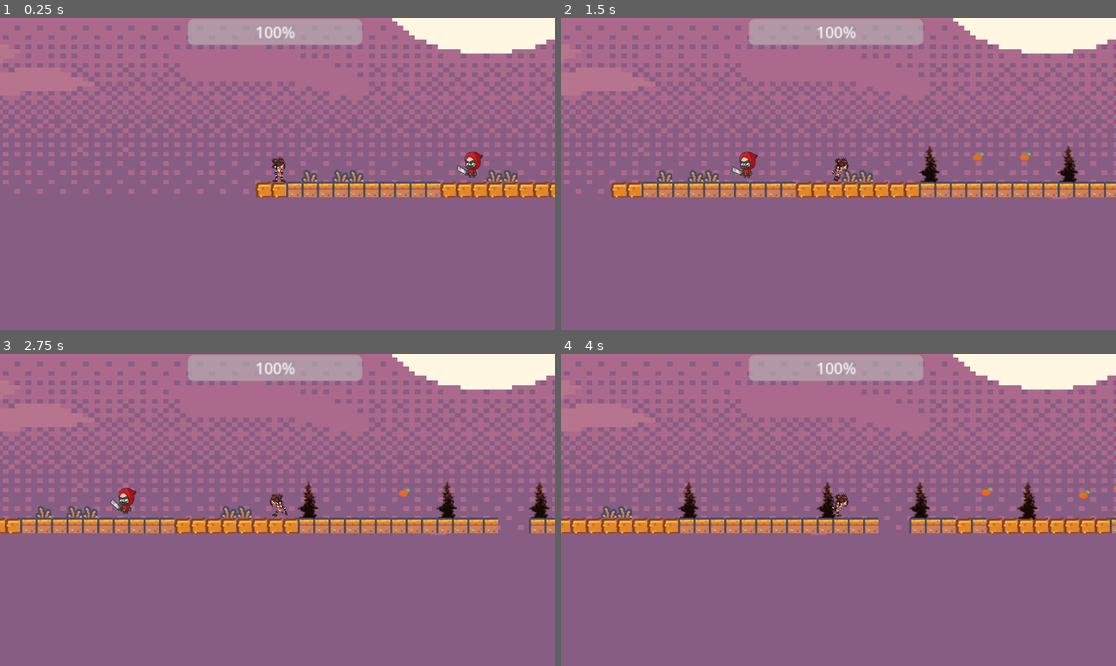
Above: before the commit, frames 1-4 (two rows, left to right).
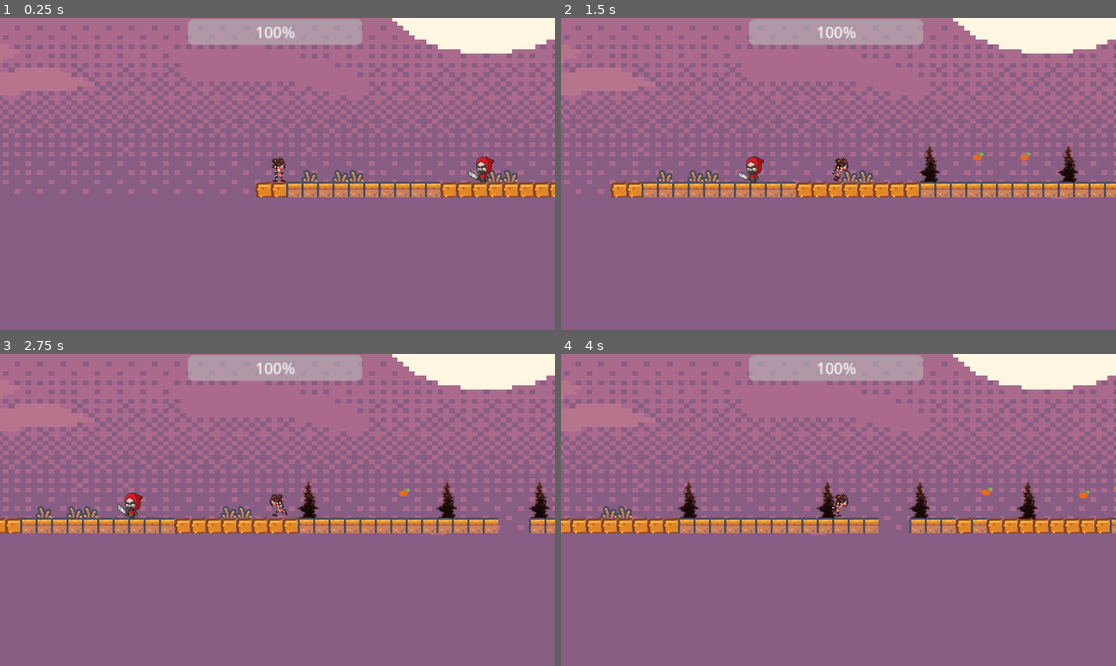
Above: after the commit, the same moments.

Repository: praman81-commits/My-game
Game: Godot game, scene res://world.tscn
Same seed, same stepped clock (60 frames per second), same inputs: the game is played once before the commit and once after it.
Inputs:
- Up to frame 1 (0.25 s): no input
- Up to frame 2 (1.5 s): tap Enter (ui_accept) at 0.5 s; hold Right (ui_right) from 0.53 s (still down); tap R (run) at 0.6, 1.35 s; tap W (jump) at 0.77 s
- Up to frame 3 (2.75 s): tap W (jump) at 1.52 s; release Right (ui_right) at 2.03 s; hold Left (ui_left) from 2.03 s (still down); tap R (run) at 2.1 s
- Up to frame 4 (4 s): release Left (ui_left) at 2.78 s; hold Right (ui_right) from 2.78 s (still down); tap R (run) at 2.85, 3.6 s; tap W (jump) at 3.02, 3.77 s

The runs differ from the first frame. In frame 1, 0.4% of the frame differs, in the area x 82-90%, y 42-53%; in frame 2, 0.3%; in frame 3, 0.3%; in frame 4, less than 0.1%.

Commit message:
working enemy animation

Diff:
--- a/platformer-game/new-game-project/enemy.gd
+++ b/platformer-game/new-game-project/enemy.gd
@@ -1,92 +1,219 @@
 extends CharacterBody2D
 
-# --- CONFIGURATION ---
 const SPEED = 100.0
-const ATTACK_RANGE = 40.0       # Stopping distance from player
-const ATTACK_COOLDOWN = 1.5     # Cooldown time (in seconds) between attacks
-
-var custom_gravity = ProjectSettings.get_setting("physics/2d/default_gravity")
+const ATTACK_RANGE = 35.0
+const ATTACK_COOLDOWN = 0.5
+const HIT_FRAME = 3
+
+var gravity = ProjectSettings.get_setting("physics/2d/default_gravity")
+
+var player: CharacterBody2D = null
+var can_attack: bool = true
 var is_attacking: bool = false
-var can_attack: bool = true
-
-@onready var animator = $AnimatedSprite2D
-var player: CharacterBody2D = null
-
-
-func _ready():
+var damage_dealt: bool = false
+
+@onready var animator: AnimatedSprite2D = $AnimatedSprite2D
+
+
+func _ready() -> void:
 	find_player()
 
 
-# Finds the player node whether named 'player' or 'Player'
-func find_player():
-	if get_parent():
-		player = get_parent().get_node_or_null("player")
-		if not player:
-			player = get_parent().get_node_or_null("Player")
-
-
-func _physics_process(delta):
-	# Apply gravity
+func find_player() -> void:
+
+	player = get_tree().current_scene.find_child(
+		"Player",
+		true,
+		false
+	)
+
+	if player == null:
+		player = get_tree().current_scene.find_child(
+			"player",
+			true,
+			false
+		)
+
+
+func _physics_process(delta: float) -> void:
+
+	# Gravity
 	if not is_on_floor():
-		velocity.y += custom_gravity * delta
-
-	# Try finding player again if not found yet
-	if not player:
+		velocity.y += gravity * delta
+
+	# Find player
+	if player == null:
 		find_player()
 
-	if player and not is_attacking:
-		var distance_to_player = global_position.distance_to(player.global_position)
-		var direction_x = player.global_position.x - global_position.x
-
-		# Turn sprite to face player
-		if direction_x != 0:
-			animator.flip_h = direction_x < 0
-
-		# Check attack range
-		if distance_to_player <= ATTACK_RANGE:
-			velocity.x = 0
-			if can_attack:
-				start_attack()
-			else:
-				play_anim_safe(["idle", "Idle", "default"])
-		else:
-			# Walk toward player
-			velocity.x = sign(direction_x) * SPEED
-			play_anim_safe(["walk", "Walk", "run", "Run"])
+	if player == null:
+		velocity.x = 0
+		move_and_slide()
+		return
+
+
+	# ------------------------------------------------
+	# ATTACKING
+	# ------------------------------------------------
+
+	if is_attacking:
+
+		velocity.x = 0
+
+		check_sword_hit()
+
+		move_and_slide()
+
+		return
+
+
+	# ------------------------------------------------
+	# DISTANCE
+	# ------------------------------------------------
+
+	var distance_to_player = global_position.distance_to(
+		player.global_position
+	)
+
+	var direction = player.global_position.x - global_position.x
+
+
+	# Face player
+	if direction != 0:
+		animator.flip_h = direction < 0
+
+
+	# ------------------------------------------------
+	# ATTACK
+	# ------------------------------------------------
+
+	if distance_to_player <= ATTACK_RANGE:
+
+		velocity.x = 0
+
+		if can_attack:
+			start_attack()
+
+
+	# ------------------------------------------------
+	# CHASE
+	# ------------------------------------------------
+
 	else:
-		velocity.x = 0
+
+		velocity.x = sign(direction) * SPEED
+
+		# Play walking animation only if it exists
+		if animator.sprite_frames.has_animation("walk"):
+			animator.play("walk")
+
+		elif animator.sprite_frames.has_animation("Walk"):
+			animator.play("Walk")
+
+		elif animator.sprite_frames.has_animation("run"):
+			animator.play("run")
+
+		elif animator.sprite_frames.has_animation("Run"):
+			animator.play("Run")
+
 
 	move_and_slide()
 
 
-func start_attack():
+func start_attack() -> void:
+
 	is_attacking = true
 	can_attack = false
+	damage_dealt = false
+
 	velocity.x = 0
-	play_anim_safe(["attack", "Attack"])
-
-
-# Safe animation helper (prevents crashing if animation names differ)
-func play_anim_safe(anim_list: Array):
-	if not animator or not animator.sprite_frames:
-		return
-	for a in anim_list:
-		if animator.sprite_frames.has_animation(a):
-			animator.play(a)
-			return
-
-
-# --- CONNECT THIS SIGNAL IN GODOT EDITOR ---
-# Node Tab -> AnimatedSprite2D -> animation_finished() -> Connect to enemy.gd
-func _on_animated_sprite_2d_animation_finished():
-	if animator.animation in ["attack", "Attack"]:
-		# Deal damage to player when attack animation ends
-		if player and global_position.distance_to(player.global_position) <= ATTACK_RANGE + 15:
+
+	print("ENEMY STARTED ATTACK")
+
+
+	# Play attack animation
+	if animator.sprite_frames.has_animation("attack"):
+		animator.play("attack")
+
+	elif animator.sprite_frames.has_animation("Attack"):
+		animator.play("Attack")
+
+	else:
+		print("ERROR: No Attack animation found!")
+
+
+func check_sword_hit() -> void:
+
+	# Already damaged the player during this swing
+	if damage_dealt:
+		return
+
+
+	# Make sure attack animation is playing
+	if animator.animation != "attack" and animator.animation != "Attack":
+		return
+
+
+	# Wait until sword reaches hit frame
+	if animator.frame < HIT_FRAME:
+		return
+
+
+	# Damage can only happen once per swing
+	damage_dealt = true
+
+
+	if player == null:
+		return
+
+
+	# Check distance at the EXACT moment of impact
+	var distance_to_player = global_position.distance_to(
+		player.global_position
+	)
+
+	print("SWORD HIT FRAME!")
+	print("Distance: ", distance_to_player)
+
+
+	if distance_to_player <= ATTACK_RANGE:
+
+		if player.has_method("take_damage"):
+
+			print("!!! PLAYER HIT !!!")
+
+			player.take_damage(1)
+
+	else:
+
+		print("SWORD MISSED")
+
+
+func _on_animated_sprite_2d_animation_finished() -> void:
+
+	if animator.animation == "attack" or animator.animation == "Attack":
+
+		print("ATTACK FINISHED")
+
+		is_attacking = false
+
+		await get_tree().create_timer(
+			ATTACK_COOLDOWN
+		).timeout
+
+		can_attack = true
+
+
+func _on_sword_hit_box_body_entered(body: Node2D) -> void:
+	if not is_attacking:
+		return
+
+	if body == player:
+
+		if not damage_dealt:
+
+			damage_dealt = true
+
+			print("SWORD HIT NINJA!")
+
 			if player.has_method("take_damage"):
 				player.take_damage(1)
-
-		is_attacking = false
-
-		# Cooldown before enemy can attack again
-		await get_tree().create_timer(ATTACK_COOLDOWN).timeout
-		can_attack = true
--- a/platformer-game/new-game-project/enemy.tscn
+++ b/platformer-game/new-game-project/enemy.tscn
@@ -13,7 +13,7 @@
 [ext_resource type="Texture2D" uid="uid://de75ldadefdk8" path="res://Tiles/__Bandit02_Attack_005.png" id="11_jmwgi"]
 
 [sub_resource type="CircleShape2D" id="CircleShape2D_epc7x"]
-radius = 17.1172
+radius = 12.0
 
 [sub_resource type="SpriteFrames" id="SpriteFrames_o7rgc"]
 animations = [{
@@ -53,6 +53,9 @@
 "speed": 5.0
 }]
 
+[sub_resource type="RectangleShape2D" id="RectangleShape2D_pwjut"]
+size = Vector2(12, 10)
+
 [node name="enemy" type="CharacterBody2D" groups=["hurt"]]
 z_index = 1
 script = ExtResource("1_doop2")
@@ -69,4 +72,13 @@
 
 [node name="Timer" type="Timer" parent="AnimatedSprite2D"]
 
+[node name="sword hit box" type="Area2D" parent="."]
+position = Vector2(-1.78814e-07, 2.38419e-07)
+scale = Vector2(1, 1)
+
+[node name="CollisionShape2D" type="CollisionShape2D" parent="sword hit box"]
+position = Vector2(13, 5)
+shape = SubResource("RectangleShape2D_pwjut")
+
 [connection signal="animation_finished" from="AnimatedSprite2D" to="." method="_on_animated_sprite_2d_animation_finished"]
+[connection signal="body_entered" from="sword hit box" to="." method="_on_sword_hit_box_body_entered"]
--- a/platformer-game/new-game-project/world.tscn
+++ b/platformer-game/new-game-project/world.tscn
@@ -1007,4 +1007,4 @@
 position = Vector2(2170, 80)
 
 [node name="enemy" parent="." instance=ExtResource("19_cbp6q")]
-position = Vector2(195, 139)
+position = Vector2(200, 168)
Not shown: 1 places in platformer-game/new-game-project/enemy.tscn that only renumber resources
